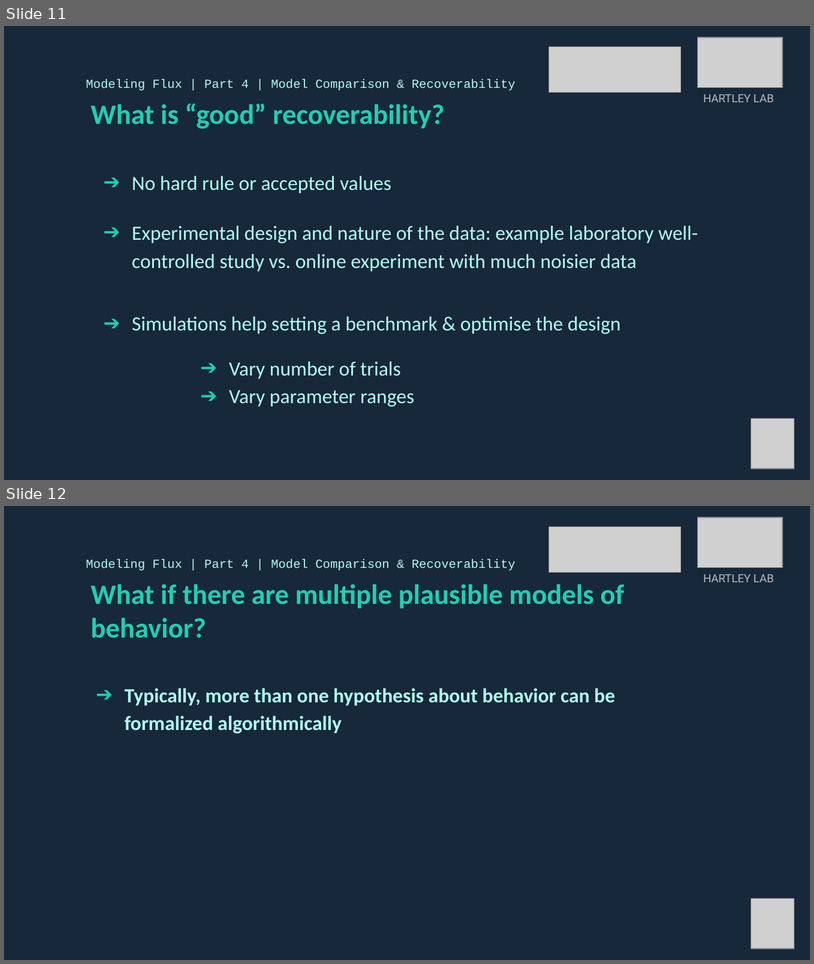
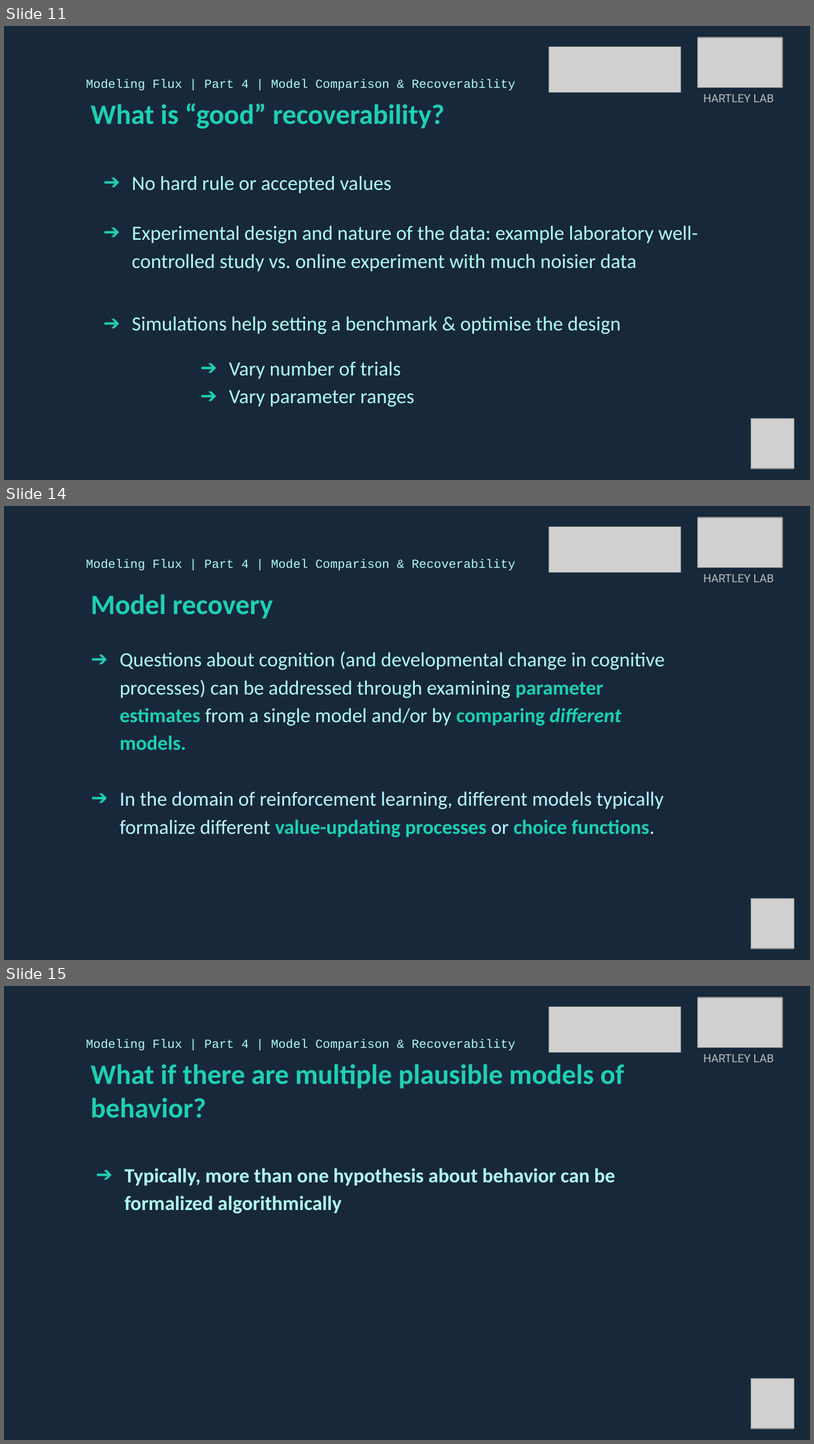
Before and after one commit to DevComPsy/2021FluxCompModellingWorkshop, a slide deck: SectionD/Flux_GroupD_combined.pptx. Shown one above the other, each under a label of ours: slides 11 and 12 before the commit, slides 11, 14 and 15 after it; the slides between them are not shown. The pictures are 814x964 and 814x1444 pixels, drawn with LibreOffice and Linux fonts; fonts in the diff are those of the drawing; grey boxes stand for pictures. Boxes give left, top, right and bottom in pixels: in the first picture for what was removed or moved away, otherwise in the second. Text is boxed around its words. In the diff, an @@ line names an element or a change of style, - is before the commit and + after.

```diff
--- a/SectionD/Flux_GroupD_combined.pptx
+++ b/SectionD/Flux_GroupD_combined.pptx
@@ slide 14 added at (4,506,810,960), background #17283A @@
@@ picture added at (698,517,783,567) @@
@@ picture added at (549,527,681,573) @@
@@ text added at (86,559,516,571), 11 pt, text #B0FEF1 @@
+Modeling Flux | Part 4 | Model Comparison & Recoverability
@@ text added at (704,574,774,582), 10 pt, text #BDBDBD @@
+HARTLEY LAB
@@ title added at (91,594,273,619), 25 pt, text #1FD0B3, bold @@
+Model recovery
@@ text added at (120,651,665,837), 18 pt, text #B0FEF1 @@
+➔ Questions about cognition (and developmental change in cognitive processes) can be addressed through examining parameter estimates from a single model and/or by comparing different models.
+➔ In the domain of reinforcement learning, different models typically formalize different value-updating processes or choice functions.
@@ picture added at (752,898,794,948) @@
@@ what was slide 12 is now slide 15 @@
```
Also in this commit, not shown: 5 slides changed, 4 other slides added, 3 other files.
